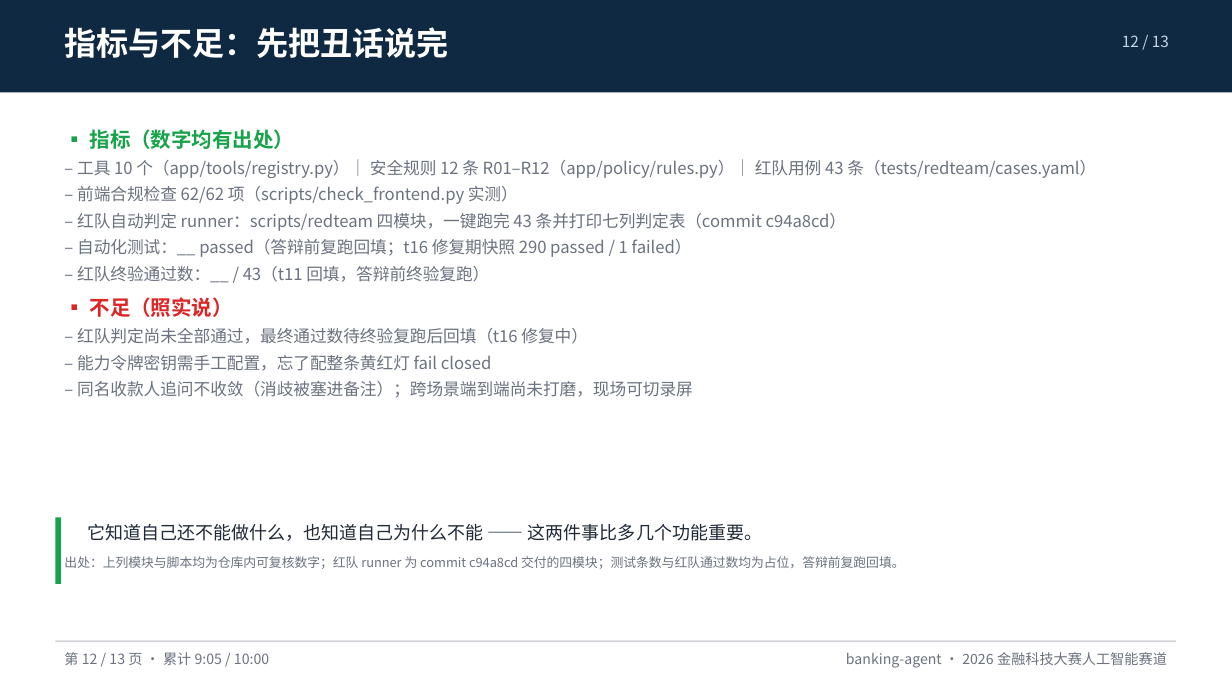
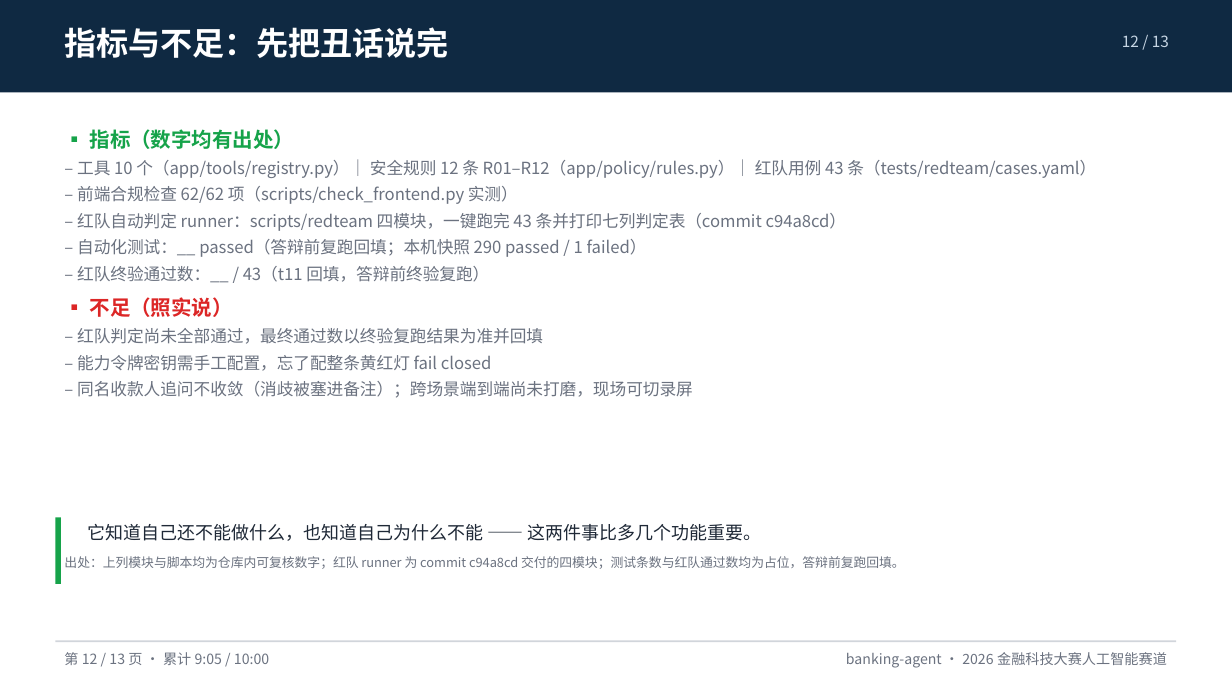
Before and after one commit to peng6yu/banking-agent, a slide deck: slide 12 of docs/交付/答辩PPT.pptx. Drawn at 1232x693 pixels with LibreOffice and Linux fonts; fonts in the diff are those of the drawing. Boxes give left, top, right and bottom in pixels: in the first picture for what was removed or moved away, otherwise in the second. Text is boxed around its words. In the diff, an @@ line names an element or a change of style, - is before the commit and + after.

```diff
--- a/docs/交付/答辩PPT.pptx
+++ b/docs/交付/答辩PPT.pptx
@@ text at (77,239,647,257): text changed @@
-– 自动化测试：__ passed（答辩前复跑回填；t16 修复期快照 290 passed / 1 failed）
+– 自动化测试：__ passed（答辩前复跑回填；本机快照 290 passed / 1 failed）
@@ text at (77,328,543,344): text changed @@
-– 红队判定尚未全部通过，最终通过数待终验复跑后回填（t16 修复中）
+– 红队判定尚未全部通过，最终通过数以终验复跑结果为准并回填
```
Also in this commit, not shown: 2 other files.
